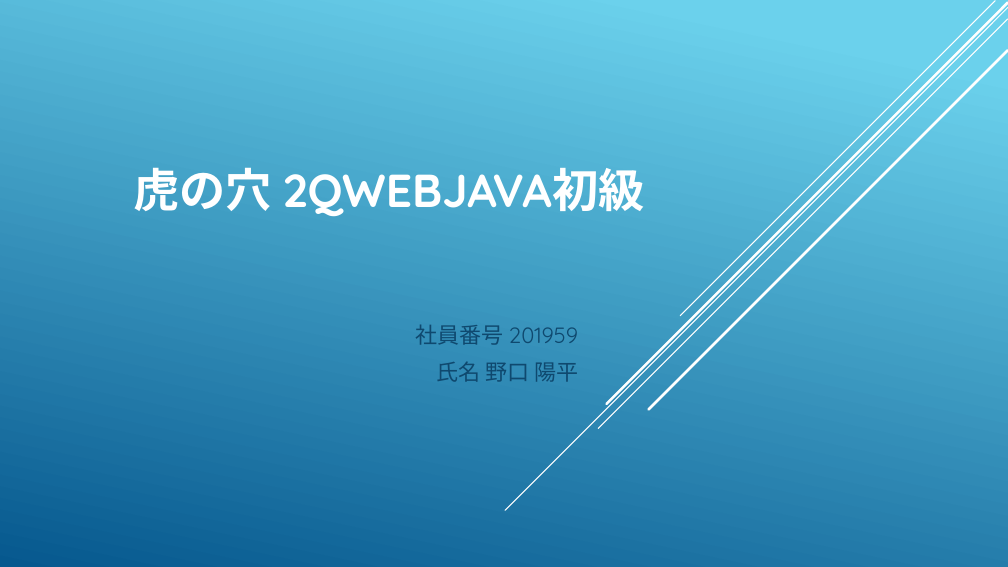
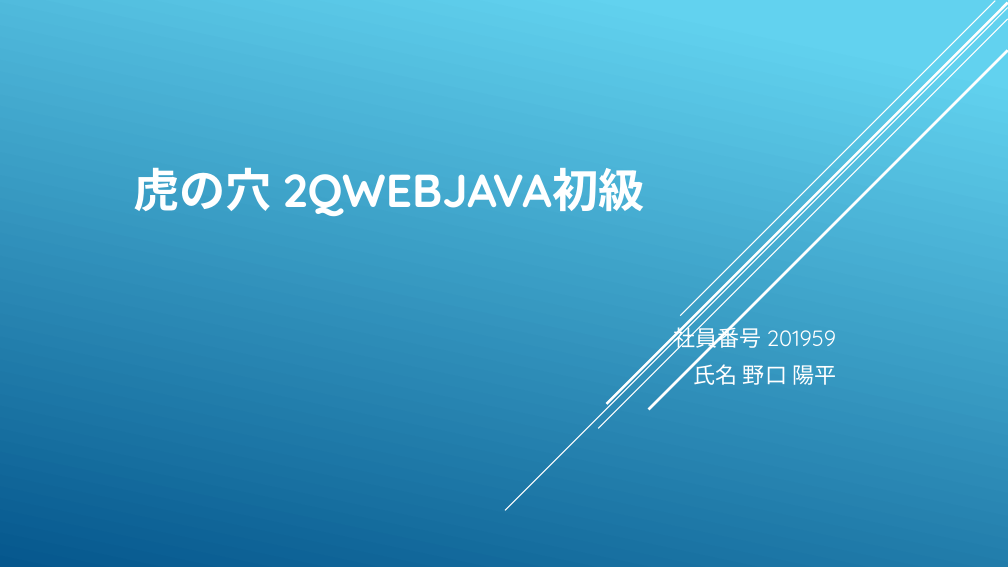
Before and after one commit to Kyuji0022/webjava_3, a slide deck: slide 1 of src/main/resources/虎の穴 2QWebJava初級.pptx. Drawn at 1008x567 pixels with LibreOffice and Linux fonts; fonts in the diff are those of the drawing. Boxes give left, top, right and bottom in pixels: in the first picture for what was removed or moved away, otherwise in the second. Text is boxed around its words. In the diff, an @@ line names an element or a change of style, - is before the commit and + after.

```diff
--- a/src/main/resources/虎の穴 2QWebJava初級.pptx
+++ b/src/main/resources/虎の穴 2QWebJava初級.pptx
@@ background gradient #6ED2EB to #06588E to gradient #62D2EF to #05578D @@
@@ subtitle "社員番号 201959": place and size @@
-subtitle "社員番号 201959" at bbox=[416, 325, 578, 382]
+subtitle "社員番号 201959" at bbox=[674, 323, 836, 385]
@@ subtitle "社員番号 201959" at bbox=[674, 323, 836, 385]: text colour #0F496F to #FFFFFF; less space between paragraphs @@
```
Also in this commit, not shown: 4 other slides changed.
